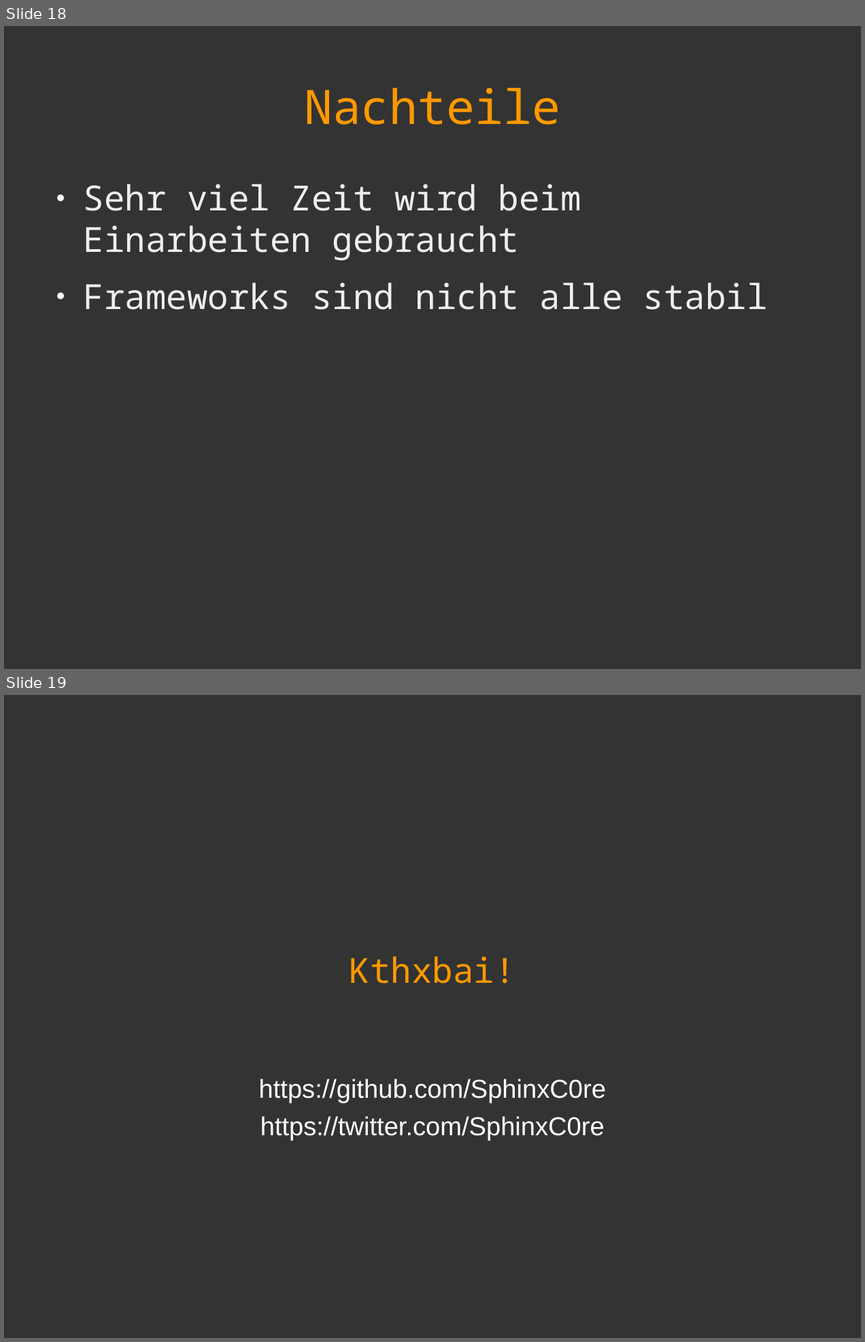
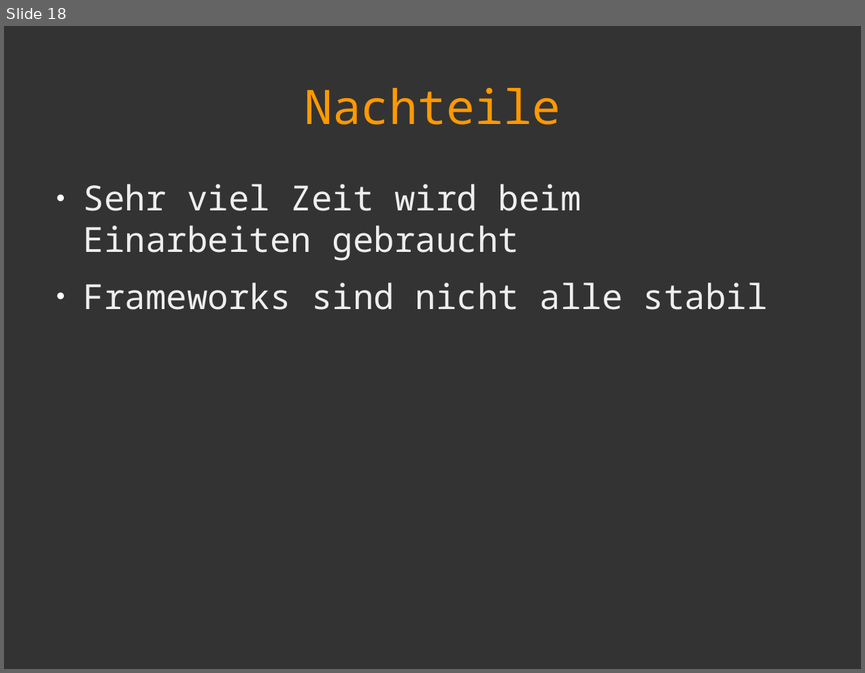
Before and after one commit to sphinxc0re/Web-Development-mit-Rust, a slide deck: slides.odp. Shown one above the other, each under a label of ours: slides 18 and 19 before the commit, slide 18 after it. The pictures are 865x1342 and 865x673 pixels, drawn with LibreOffice and Linux fonts; fonts in the diff are those of the drawing. Boxes give left, top, right and bottom in pixels: in the first picture for what was removed or moved away, otherwise in the second. Text is boxed around its words. In the diff, an @@ line names an element or a change of style, - is before the commit and + after.

```diff
--- a/slides.odp
+++ b/slides.odp
@@ slide 19 removed at <box>4,695,861,1338</box>, background #333333 @@
@@ subtitle removed at <box>349,956,515,983</box> @@
-Kthxbai!
@@ text removed at <box>259,1079,606,1140</box> @@
-https://github.com/SphinxC0re
-https://twitter.com/SphinxC0re
```
Also in this commit, not shown: 2 slides changed, 1 slide added.
